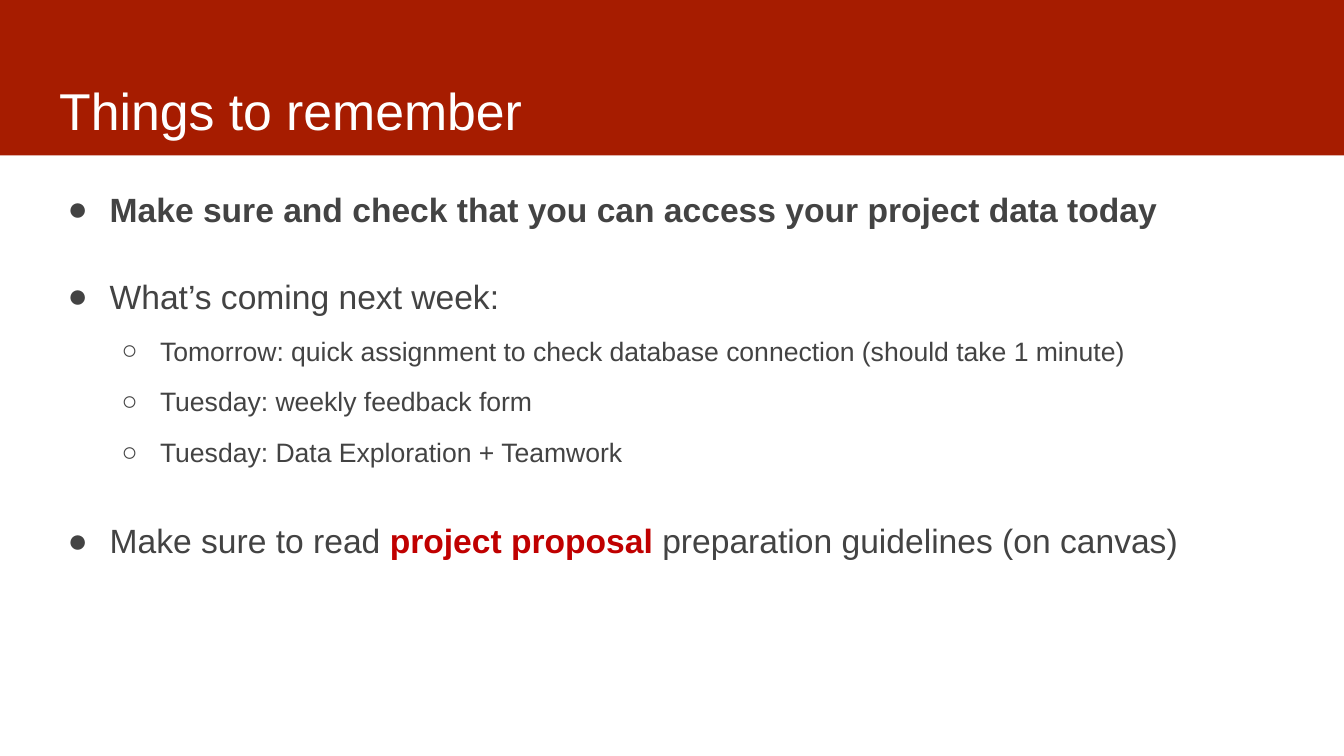
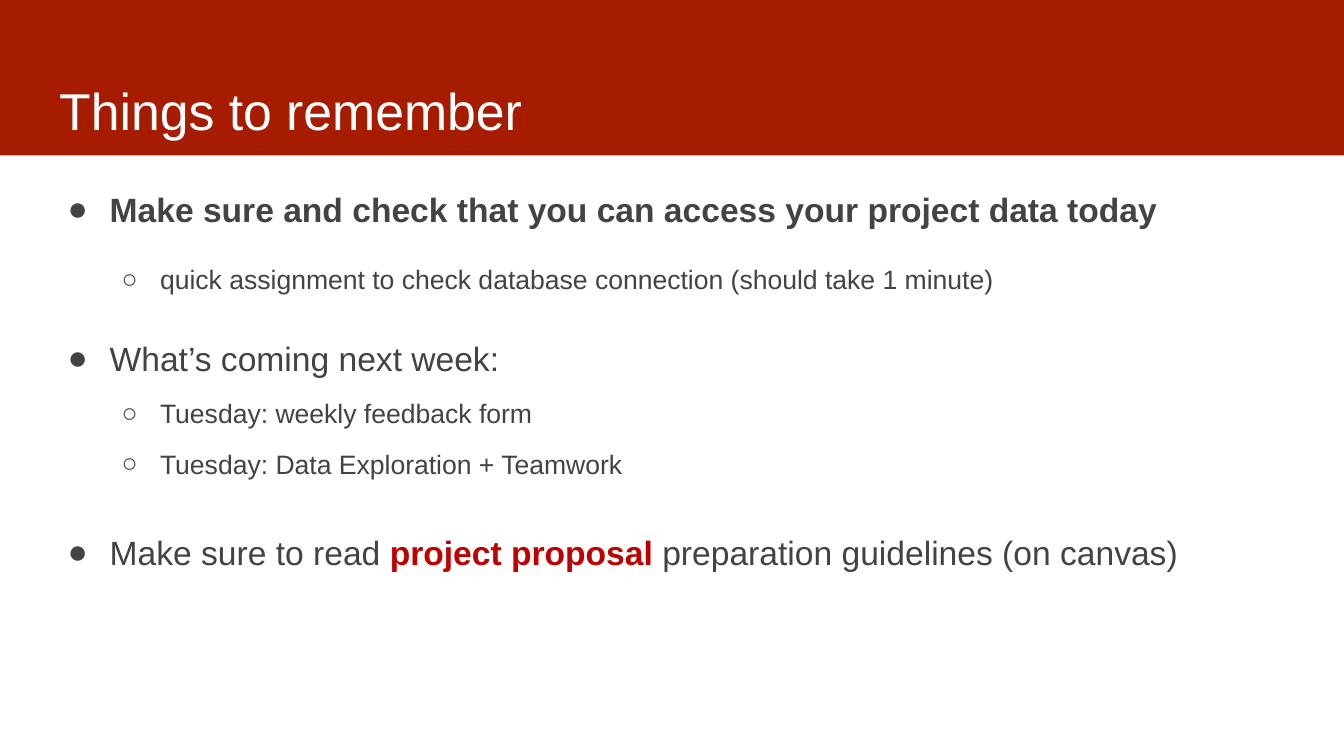
Before and after one commit to dssg/mlforpublicpolicylab, a slide deck: slide 2 of Lectures/04-data.pptx. Drawn at 1344x756 pixels with LibreOffice and Linux fonts; fonts in the diff are those of the drawing. Boxes give left, top, right and bottom in pixels: in the first picture for what was removed or moved away, otherwise in the second. Text is boxed around its words. In the diff, an @@ line names an element or a change of style, - is before the commit and + after.

```diff
--- a/Lectures/04-data.pptx
+++ b/Lectures/04-data.pptx
@@ text at bbox=[160, 269, 993, 295]: paragraph added @@
+  ○ quick assignment to check database connection (should take 1 minute)
@@ text at bbox=[160, 341, 1124, 366]: paragraph removed @@
-  ○ Tomorrow: quick assignment to check database connection (should take 1 minute)
```
Also in this commit, not shown: 1 other slide changed, 2 slides removed, 1 other file.
